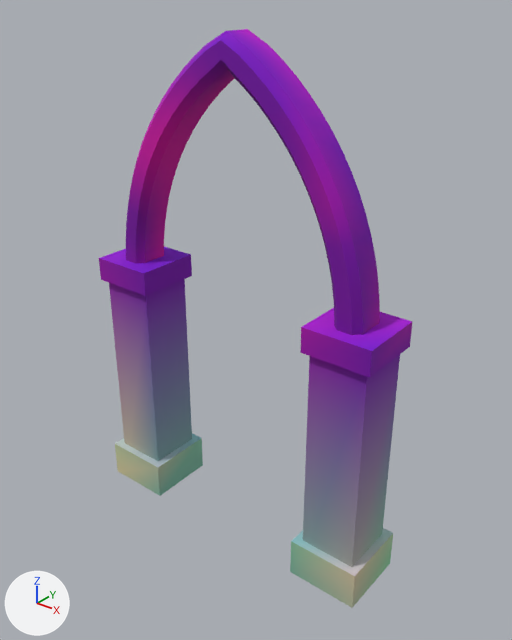
Two versions of the glTF model assets/kit/fog_gate_frame.glb, one commit apart.
Camera for both pictures: a 50 mm lens placed at (4.94, -5.87, 6.68), pointed at (0.18, 0.08, 2.99). Every picture has the same lights, and +X, +Y and +Z are marked at lower left. The older version comes first. Vertices at exactly the same position are counted once.

Objects in the first picture: 'fog_arch', 'fog_pier', 'fog_pier.001'.
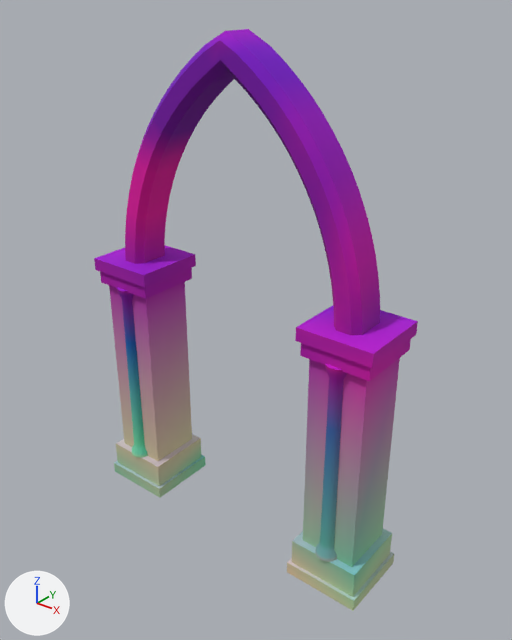
The change in detail:
me_fog_pier is used by ob_fog_pier; location (0.0, 0.0, 0.0).
me_fog_pier had 24 vertices, 36 faces and spanned x -2.05..-1.15, y -0.45..0.45, z 0.0..3.4.
me_fog_pier now has 40 vertices, 60 faces and spans x -2.08..-1.12, y -0.48..0.48, z 0.0..3.4.
me_fog_pier part 1: a new loose piece, a box spanning x -2.08..-1.12, y -0.48..0.48, z 0.0..0.16, in mat_m_stone_trim.
me_fog_pier part 2: a new loose piece, a box spanning x -2.04..-1.16, y -0.44..0.44, z 0.16..0.5, in mat_m_stone_trim.
me_fog_pier part 3: a new loose piece, a box spanning x -2.02..-1.18, y -0.42..0.42, z 3.06..3.24, in mat_m_stone_trim.
me_fog_pier part 4: a new loose piece, a box spanning x -2.06..-1.14, y -0.46..0.46, z 3.24..3.4, in mat_m_stone_trim.
me_fog_pier part 5: the loose piece of 8 vertices spanning x -2.02..-1.18, y -0.42..0.42, z 3.1..3.4 is deleted.
me_fog_pier part 6: 12 vertices removed from x -2.05..-1.15, y -0.45..0.45, z 0.0..0.5; 4 vertices added at x -1.95..-1.25, y -0.35..0.35, z 0.5.
me_fog_pier_001 is used by ob_fog_pier_001; location (0.0, 0.0, 0.0).
me_fog_pier_001 had 24 vertices, 36 faces and spanned x 1.15..2.05, y -0.45..0.45, z 0.0..3.4.
me_fog_pier_001 now has 40 vertices, 60 faces and spans x 1.12..2.08, y -0.48..0.48, z 0.0..3.4.
me_fog_pier_001 part 7: a new loose piece, a box spanning x 1.12..2.08, y -0.48..0.48, z 0.0..0.16, in mat_m_stone_trim.
me_fog_pier_001 part 8: a new loose piece, a box spanning x 1.16..2.04, y -0.44..0.44, z 0.16..0.5, in mat_m_stone_trim.
me_fog_pier_001 part 9: a new loose piece, a box spanning x 1.18..2.02, y -0.42..0.42, z 3.06..3.24, in mat_m_stone_trim.
me_fog_pier_001 part 10: a new loose piece, a box spanning x 1.14..2.06, y -0.46..0.46, z 3.24..3.4, in mat_m_stone_trim.
me_fog_pier_001 part 11: the loose piece of 8 vertices spanning x 1.18..2.02, y -0.42..0.42, z 3.1..3.4 is deleted.
me_fog_pier_001 part 12: 12 vertices removed from x 1.15..2.05, y -0.45..0.45, z 0.0..0.5; 4 vertices added at x 1.25..1.95, y -0.35..0.35, z 0.5.
me_fog_arch is used by ob_fog_arch; location (0.0, 0.0, 0.0).
me_fog_arch had 264 vertices, 524 faces and spanned x -1.77..1.77, y -0.25..0.25, z 3.24..6.19.
me_fog_arch now has 264 vertices, 524 faces and spans x -1.77..1.77, y -0.26..0.26, z 3.24..6.19.
me_fog_arch part 13: 138 faces centred in x -1.28..1.74, y -0.25..0.25, z 3.25..6.12 are repainted in the vertex colours; the middle colour goes from pink #e400c8 to purple #8600c8.
me_fog_arch part 14: 182 faces centred in x -1.77..1.77, y -0.25..0.25, z 3.25..5.87 are repainted in the vertex colours; the middle colour goes from purple #9400bf to pink #be00bf.
me_fog_arch part 15: 87 faces centred in x -0.86..1.48, y -0.25..0.22, z 4.58..6.14 are repainted in the vertex colours; the middle colour goes from purple #a500e3 to purple #9f00e3.
Edits to the shape of me_fog_arch do not show in these pictures.
Mesh me_colonnette_002 is new.
It has 128 vertices, 252 faces and spans x -0.14..0.14, y -0.14..0.14, z 0.0..2.58.
It uses material mat_m_stone_trim.
Mesh me_colonnette is new.
It has 128 vertices, 252 faces and spans x -0.14..0.14, y -0.14..0.14, z 0.0..2.58.
It uses material mat_m_stone_trim.
Object 'colonnette.002' (ob_colonnette_002) is new; it shows me_colonnette_002.
Its location is (1.6, -0.34, 0.5).
Object 'colonnette' (ob_colonnette) is new; it shows me_colonnette.
Its location is (-1.6, -0.34, 0.5).

What differs and where, as boxes (x1, y1, x2, y2) in the pictures (512 x 640 px):
'fog_pier.001', reshaped (7% wider): before (290, 308, 412, 608); after (287, 306, 418, 611)
'fog_pier', reshaped (8% wider): before (99, 247, 203, 496); after (94, 245, 206, 498)
'colonnette.002', added: after (315, 363, 347, 562)
'colonnette', added: after (117, 287, 148, 458)
part 1 of me_fog_pier, added: after (114, 455, 206, 498)
part 2 of me_fog_pier, added: after (116, 434, 201, 486)
part 3 of me_fog_pier, added (purple): after (100, 268, 192, 299)
part 4 of me_fog_pier, added (purple): after (94, 245, 196, 287)
part 5 of me_fog_pier, deleted (purple): before (99, 247, 192, 296)
part 6 of me_fog_pier, reshaped: before (109, 279, 203, 496); after (109, 282, 192, 461)
part 7 of me_fog_pier_001, added: after (287, 552, 394, 611)
part 8 of me_fog_pier_001, added: after (292, 529, 392, 597)
part 9 of me_fog_pier_001, added (purple): after (300, 339, 411, 381)
part 10 of me_fog_pier_001, added (purple): after (295, 306, 418, 368)
part 11 of me_fog_pier_001, deleted (purple): before (300, 308, 412, 378)
part 12 of me_fog_pier_001, reshaped: before (290, 355, 400, 608); after (303, 358, 400, 567)
part 13 of me_fog_arch, recoloured: (142, 68, 323, 192) in both
part 14 of me_fog_arch, recoloured: (126, 60, 380, 335) in both
part 15 of me_fog_arch, recoloured: (162, 29, 366, 225) in both
